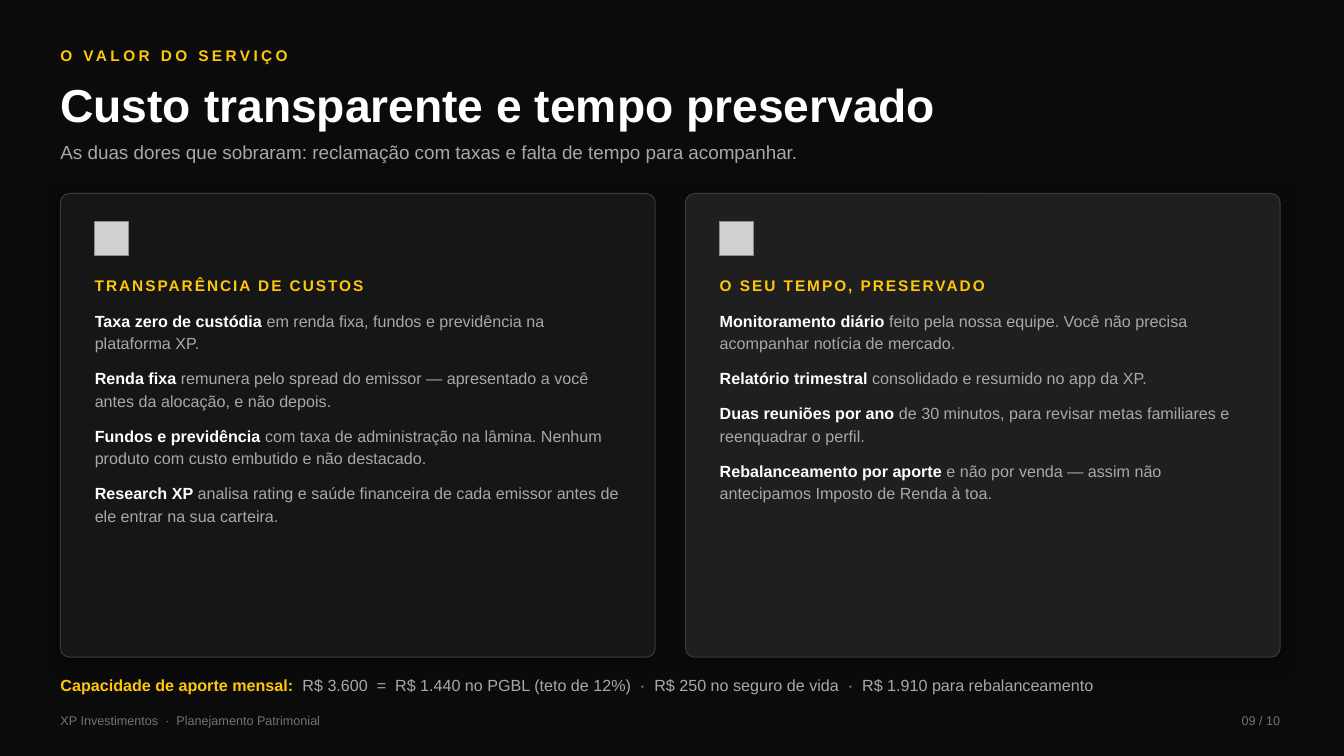
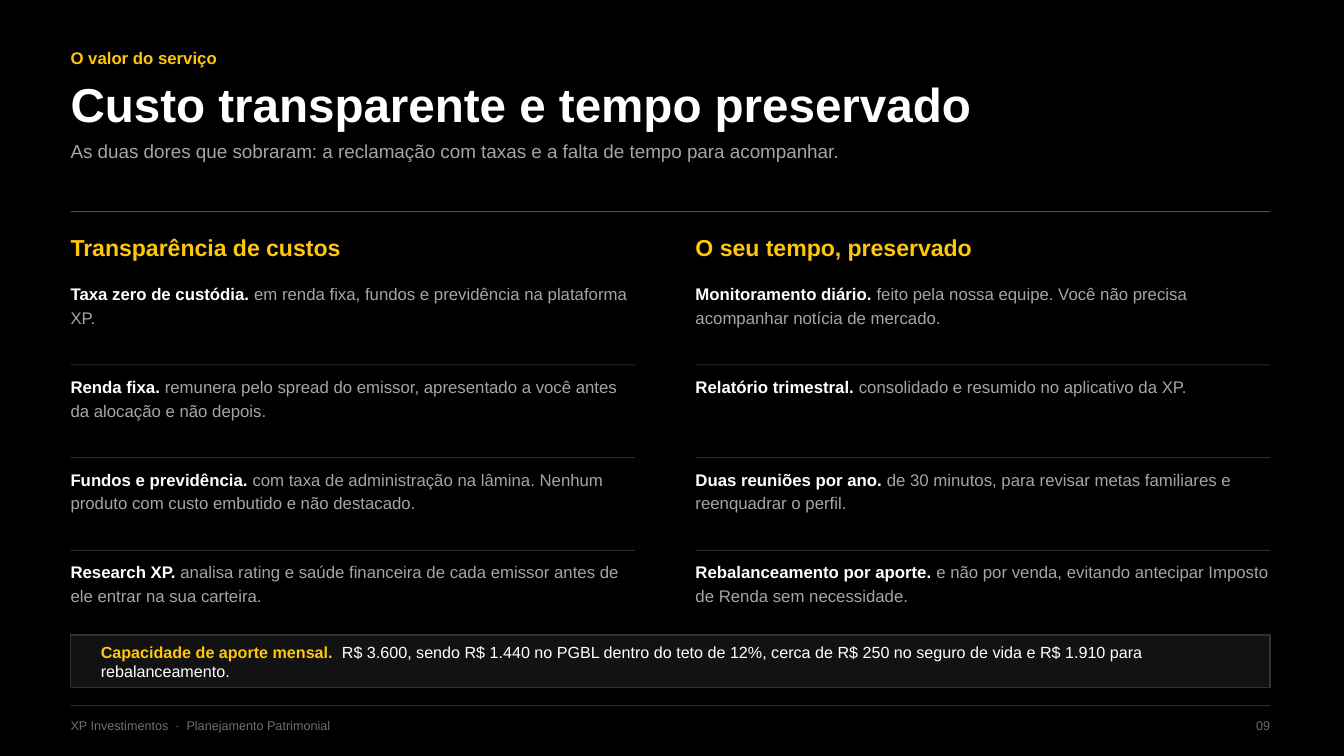
Before and after one commit to Christtiann/dab, a slide deck: slide 9 of deck/Case_XP_Planejamento_Financeiro.pptx. Drawn at 1344x756 pixels with LibreOffice and Linux fonts; fonts in the diff are those of the drawing; grey boxes stand for pictures. Boxes give left, top, right and bottom in pixels: in the first picture for what was removed or moved away, otherwise in the second. Text is boxed around its words. In the diff, an @@ line names an element or a change of style, - is before the commit and + after.

```diff
--- a/deck/Case_XP_Planejamento_Financeiro.pptx
+++ b/deck/Case_XP_Planejamento_Financeiro.pptx
@@ background #0B0B0B to #000000 @@
@@ text at (71, 52, 217, 68): text changed; size 11 to 12 pt @@
-O VALOR DO SERVIÇO
+O valor do serviço
@@ text "Custo transparente e tempo preservado": place and size @@
-text "Custo transparente e tempo preservado" at (60, 88, 935, 132)
+text "Custo transparente e tempo preservado" at (71, 87, 971, 132)
@@ text "Custo transparente e tempo preservado" at (71, 87, 971, 132): size 33 to 34 pt @@
@@ text at (71, 144, 839, 162): text changed; text colour #A8A8A8 to #A5A5A5 @@
-As duas dores que sobraram: reclamação com taxas e falta de tempo para acompanhar.
+As duas dores que sobraram: a reclamação com taxas e a falta de tempo para acompanhar.
@@ rounded rectangle removed at (60, 194, 655, 657) @@
@@ rounded rectangle removed at (686, 194, 1280, 657) @@
@@ text at (71, 238, 340, 261): text changed; size 11 to 16.5 pt @@
-TRANSPARÊNCIA DE CUSTOS
+Transparência de custos
@@ line added from (71, 212) to (1270, 212), #4A4A4A 0.75 pt @@
@@ picture removed at (95, 222, 129, 256) @@
@@ text at (695, 239, 972, 261): text changed; size 11 to 16.5 pt @@
-O SEU TEMPO, PRESERVADO
+O seu tempo, preservado
@@ picture removed at (720, 222, 754, 256) @@
@@ text added at (71, 287, 627, 324), 12 pt, text #A5A5A5 @@
+Taxa zero de custódia. em renda fixa, fundos e previdência na plataforma XP.
@@ text added at (695, 287, 1187, 328), 12 pt, text #A5A5A5 @@
+Monitoramento diário. feito pela nossa equipe. Você não precisa acompanhar notícia de mercado.
@@ line added from (71, 365) to (635, 365), #2B2B2B 0.75 pt @@
@@ text added at (71, 381, 617, 421), 12 pt, text #A5A5A5 @@
+Renda fixa. remunera pelo spread do emissor, apresentado a você antes da alocação e não depois.
@@ text added at (695, 380, 1187, 397), 12 pt, text #A5A5A5 @@
+Relatório trimestral. consolidado e resumido no aplicativo da XP.
@@ line added from (696, 365) to (1270, 365), #2B2B2B 0.75 pt @@
@@ text at (71, 473, 603, 513): text changed; size 11.5 to 12 pt; text colour #A8A8A8 to #A5A5A5 @@
-Taxa zero de custódia em renda fixa, fundos e previdência na plataforma XP.
-Renda fixa remunera pelo spread do emissor — apresentado a você antes da alocação, e não depois.
-Fundos e previdência com taxa de administração na lâmina. Nenhum produto com custo embutido e não destacado.
-Research XP analisa rating e saúde financeira de cada emissor antes de ele entrar na sua carteira.
+Fundos e previdência. com taxa de administração na lâmina. Nenhum produto com custo embutido e não destacado.
@@ line added from (71, 458) to (635, 458), #2B2B2B 0.75 pt @@
@@ text at (695, 474, 1230, 513): text changed; size 11.5 to 12 pt; text colour #A8A8A8 to #A5A5A5 @@
-Monitoramento diário feito pela nossa equipe. Você não precisa acompanhar notícia de mercado.
-Relatório trimestral consolidado e resumido no app da XP.
-Duas reuniões por ano de 30 minutos, para revisar metas familiares e reenquadrar o perfil.
-Rebalanceamento por aporte e não por venda — assim não antecipamos Imposto de Renda à toa.
+Duas reuniões por ano. de 30 minutos, para revisar metas familiares e reenquadrar o perfil.
@@ line added from (696, 458) to (1270, 458), #2B2B2B 0.75 pt @@
@@ line added from (71, 551) to (635, 551), #2B2B2B 0.75 pt @@
@@ text added at (71, 565, 619, 602), 12 pt, text #A5A5A5 @@
+Research XP. analisa rating e saúde financeira de cada emissor antes de ele entrar na sua carteira.
@@ text added at (695, 566, 1268, 602), 12 pt, text #A5A5A5 @@
+Rebalanceamento por aporte. e não por venda, evitando antecipar Imposto de Renda sem necessidade.
@@ line added from (696, 551) to (1270, 551), #2B2B2B 0.75 pt @@
@@ rectangle added at (71, 635, 1270, 688), fill #121212, outline #333333 1 pt @@
@@ text at (101, 646, 1142, 677): text changed; text colour #A8A8A8 to #FFFFFF @@
-Capacidade de aporte mensal: R$ 3.600 = R$ 1.440 no PGBL (teto de 12%) · R$ 250 no seguro de vida · R$ 1.910 para rebalanceamento
+Capacidade de aporte mensal. R$ 3.600, sendo R$ 1.440 no PGBL dentro do teto de 12%, cerca de R$ 250 no seguro de vida e R$ 1.910 para rebalanceamento.
@@ text "XP Investimentos · Planejamento Patrimonial": place and size @@
-text "XP Investimentos · Planejamento Patrimonial" at (60, 716, 320, 728)
+text "XP Investimentos · Planejamento Patrimonial" at (71, 721, 330, 733)
@@ text "XP Investimentos · Planejamento Patrimonial" at (71, 721, 330, 733): text colour #737373 to #6E6E6E @@
@@ line added from (71, 706) to (1270, 706), #2B2B2B 0.75 pt @@
@@ text at (1256, 721, 1270, 730): text changed; text colour #737373 to #6E6E6E @@
-09 / 10
+09
```
Also in this commit, not shown: 9 other slides changed, 2 other files.
